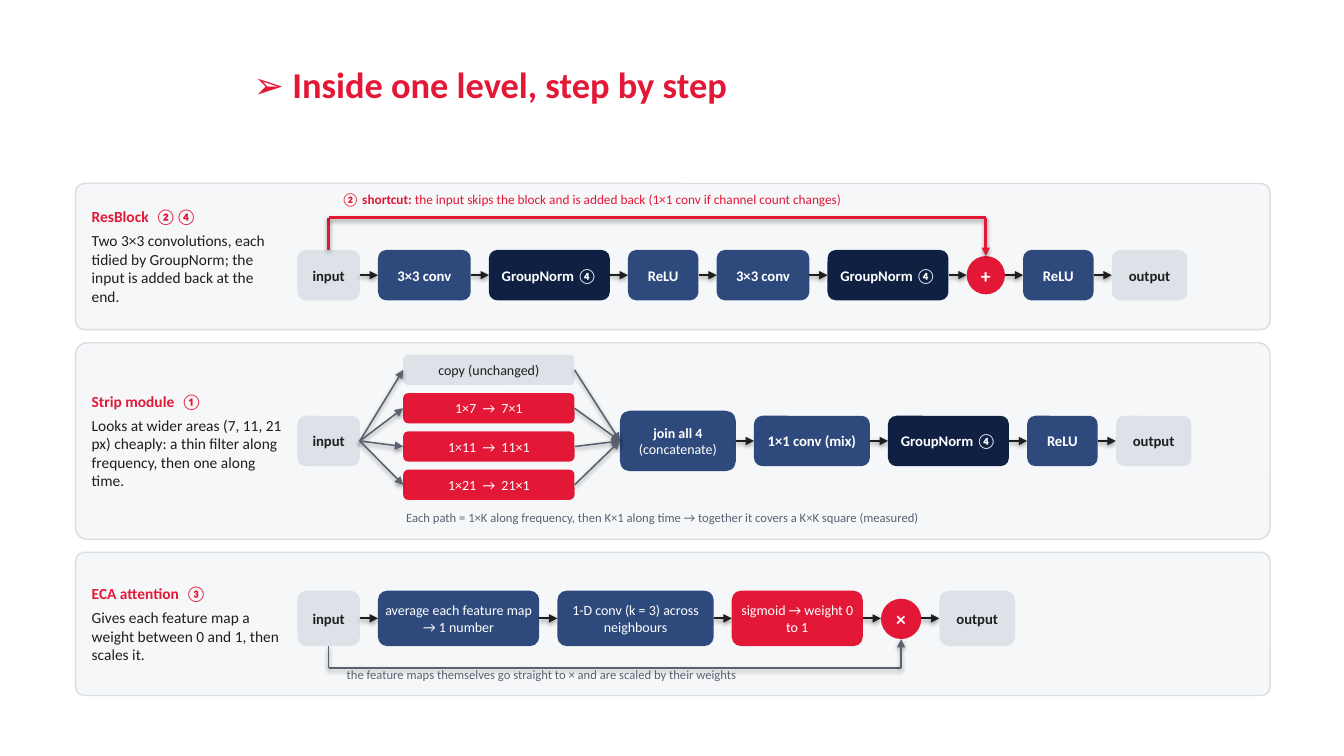
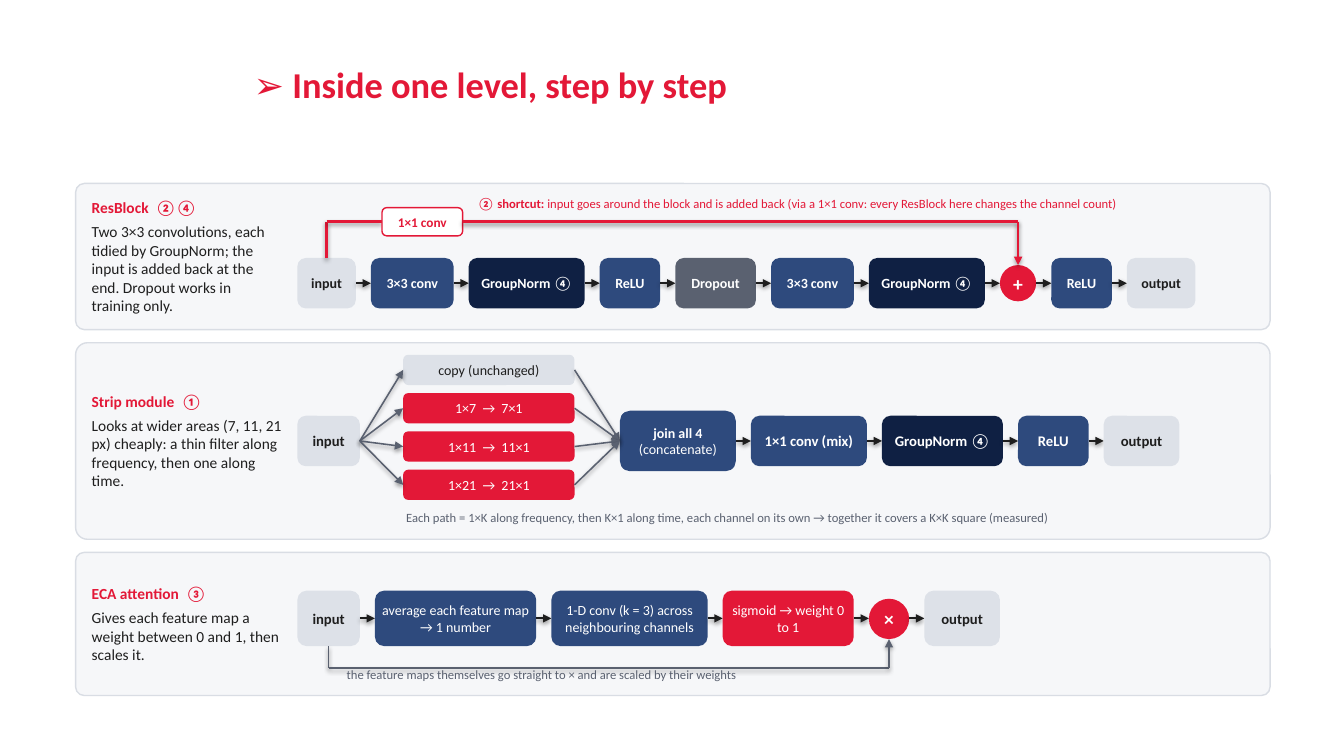
Before and after one commit to RonakSinghRaina/MP, a slide deck: slide 3 of Hybrid_Model_Schematic.pptx. Drawn at 1344x756 pixels with LibreOffice and Linux fonts; fonts in the diff are those of the drawing; background and template pictures are left out. Boxes give left, top, right and bottom in pixels: in the first picture for what was removed or moved away, otherwise in the second. Text is boxed around its words. In the diff, an @@ line names an element or a change of style, - is before the commit and + after.

```diff
--- a/Hybrid_Model_Schematic.pptx
+++ b/Hybrid_Model_Schematic.pptx
@@ group added at bbox=[327, 208, 771, 309]: 2 rounded rectangles, 1 arrow, 1 line @@
+Dropout
+1×1 conv
@@ text at bbox=[478, 198, 1116, 211]: text changed; size 9.5 to 9 pt @@
-② shortcut: the input skips the block and is added back (1×1 conv if channel count changes)
+② shortcut: input goes around the block and is added back (via a 1×1 conv: every ResBlock here changes the channel count)
@@ text at bbox=[92, 226, 265, 314]: text changed @@
-Two 3×3 convolutions, each tidied by GroupNorm; the input is added back at the end.
+Two 3×3 convolutions, each tidied by GroupNorm; the input is added back at the end. Dropout works in training only.
@@ line moved from (329, 250) - (329, 218) to (327, 258) - (327, 222) @@
@@ line moved from (329, 218) - (986, 218) to (463, 222) - (1018, 222) @@
@@ arrow moved from (986, 218) - (986, 256) to (1018, 222) - (1018, 265) @@
@@ rounded rectangle "input": place and size @@
-rounded rectangle "input" at bbox=[297, 250, 360, 300]
+rounded rectangle "input" at bbox=[297, 258, 356, 309]
@@ rounded rectangle "3×3 conv": place and size @@
-rounded rectangle "3×3 conv" at bbox=[378, 250, 471, 300]
+rounded rectangle "3×3 conv" at bbox=[371, 258, 454, 309]
@@ rounded rectangle "GroupNorm ④": place and size @@
-rounded rectangle "GroupNorm ④" at bbox=[489, 250, 610, 300]
+rounded rectangle "GroupNorm ④" at bbox=[469, 258, 585, 309]
@@ rounded rectangle "ReLU": place and size @@
-rounded rectangle "ReLU" at bbox=[628, 250, 699, 300]
+rounded rectangle "ReLU" at bbox=[600, 258, 660, 309]
@@ size 10.5 to 10 pt in 8 elements at bbox=[297, 258, 356, 309], bbox=[1127, 258, 1196, 309], bbox=[469, 258, 585, 309], bbox=[371, 258, 454, 309], bbox=[869, 258, 985, 309], bbox=[1052, 258, 1112, 309], bbox=[600, 258, 660, 309], bbox=[771, 258, 854, 309] @@
@@ rounded rectangle "3×3 conv": place and size @@
-rounded rectangle "3×3 conv" at bbox=[717, 250, 810, 300]
+rounded rectangle "3×3 conv" at bbox=[771, 258, 854, 309]
@@ rounded rectangle "GroupNorm ④": place and size @@
-rounded rectangle "GroupNorm ④" at bbox=[828, 250, 949, 300]
+rounded rectangle "GroupNorm ④" at bbox=[869, 258, 985, 309]
@@ ellipse "+": place and size @@
-ellipse "+" at bbox=[967, 256, 1005, 294]
+ellipse "+" at bbox=[1000, 265, 1036, 301]
@@ rounded rectangle "ReLU": place and size @@
-rounded rectangle "ReLU" at bbox=[1023, 250, 1094, 300]
+rounded rectangle "ReLU" at bbox=[1052, 258, 1112, 309]
@@ rounded rectangle "output": place and size @@
-rounded rectangle "output" at bbox=[1112, 250, 1188, 300]
+rounded rectangle "output" at bbox=[1127, 258, 1196, 309]
@@ arrow moved from (360, 275) - (378, 275) to (356, 283) - (371, 283) @@
@@ arrow moved from (471, 275) - (489, 275) to (454, 283) - (469, 283) @@
@@ arrow moved from (610, 275) - (628, 275) to (585, 283) - (600, 283) @@
@@ arrow moved from (699, 275) - (717, 275) to (660, 283) - (676, 283) @@
@@ arrow moved from (810, 275) - (828, 275) to (854, 283) - (869, 283) @@
@@ arrow moved from (1005, 275) - (1023, 275) to (985, 283) - (1000, 283) @@
@@ arrow moved from (949, 275) - (967, 275) to (1036, 283) - (1052, 283) @@
@@ arrow moved from (1094, 275) - (1112, 275) to (1112, 283) - (1127, 283) @@
@@ arrow moved from (736, 442) - (754, 442) to (736, 442) - (751, 442) @@
@@ text at bbox=[406, 513, 1048, 524]: text changed @@
-Each path = 1×K along frequency, then K×1 along time → together it covers a K×K square (measured)
+Each path = 1×K along frequency, then K×1 along time, each channel on its own → together it covers a K×K square (measured)
@@ rounded rectangle "output": place and size @@
-rounded rectangle "output" at bbox=[940, 591, 1015, 646]
+rounded rectangle "output" at bbox=[925, 591, 1000, 646]
@@ arrow moved from (360, 618) - (378, 618) to (360, 618) - (375, 618) @@
@@ text in rounded rectangle at bbox=[565, 605, 694, 635]: text changed @@
-1-D conv (k = 3) across neighbours
+1-D conv (k = 3) across neighbouring channels
@@ 4 arrows, 2 rounded rectangles: place and size @@
-4 arrows, 2 rounded rectangles at bbox=[539, 415, 1027, 646]
+4 arrows, 2 rounded rectangles at bbox=[536, 415, 1018, 646]
@@ 3 rounded rectangles, 3 arrows, 1 ellipse: place and size @@
-3 rounded rectangles, 3 arrows, 1 ellipse at bbox=[732, 415, 1192, 668]
+3 rounded rectangles, 3 arrows, 1 ellipse at bbox=[723, 415, 1180, 668]
@@ arrow moved from (922, 618) - (940, 618) to (909, 618) - (925, 618) @@
@@ line moved from (329, 668) - (901, 668) to (329, 668) - (889, 668) @@
```
Also in this commit, not shown: 3 other slides changed, 3 other files.
